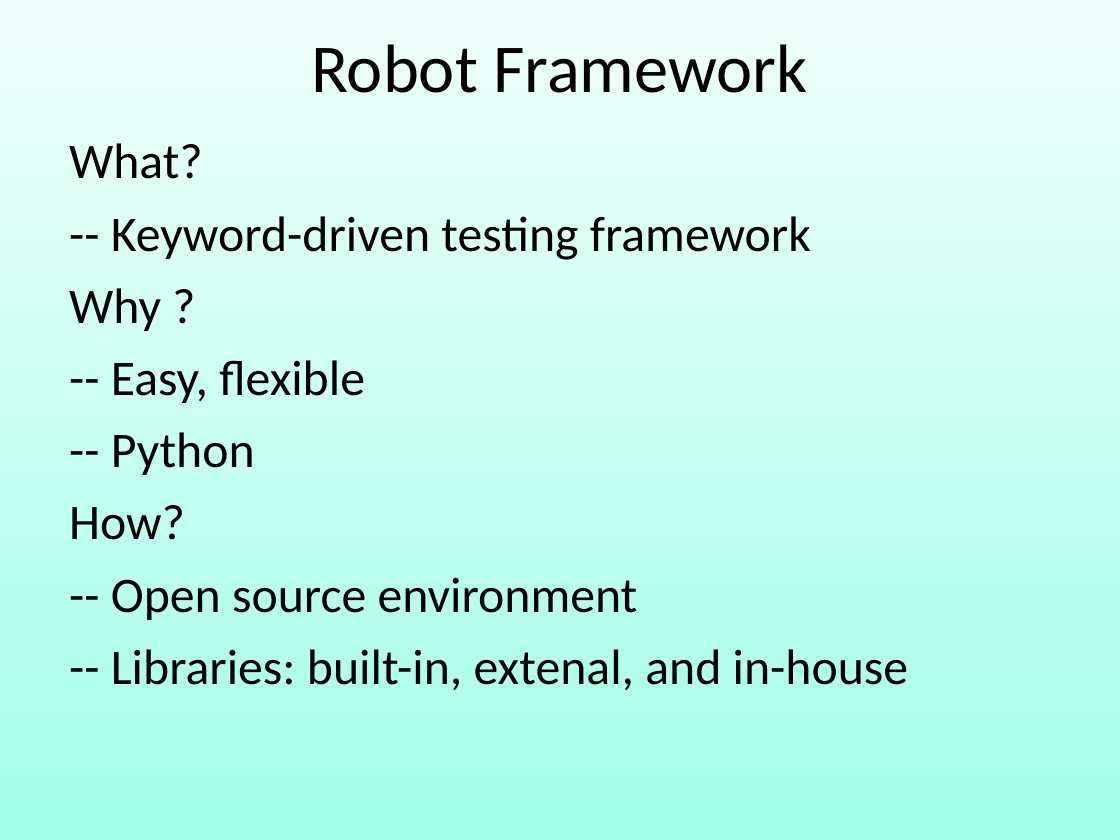
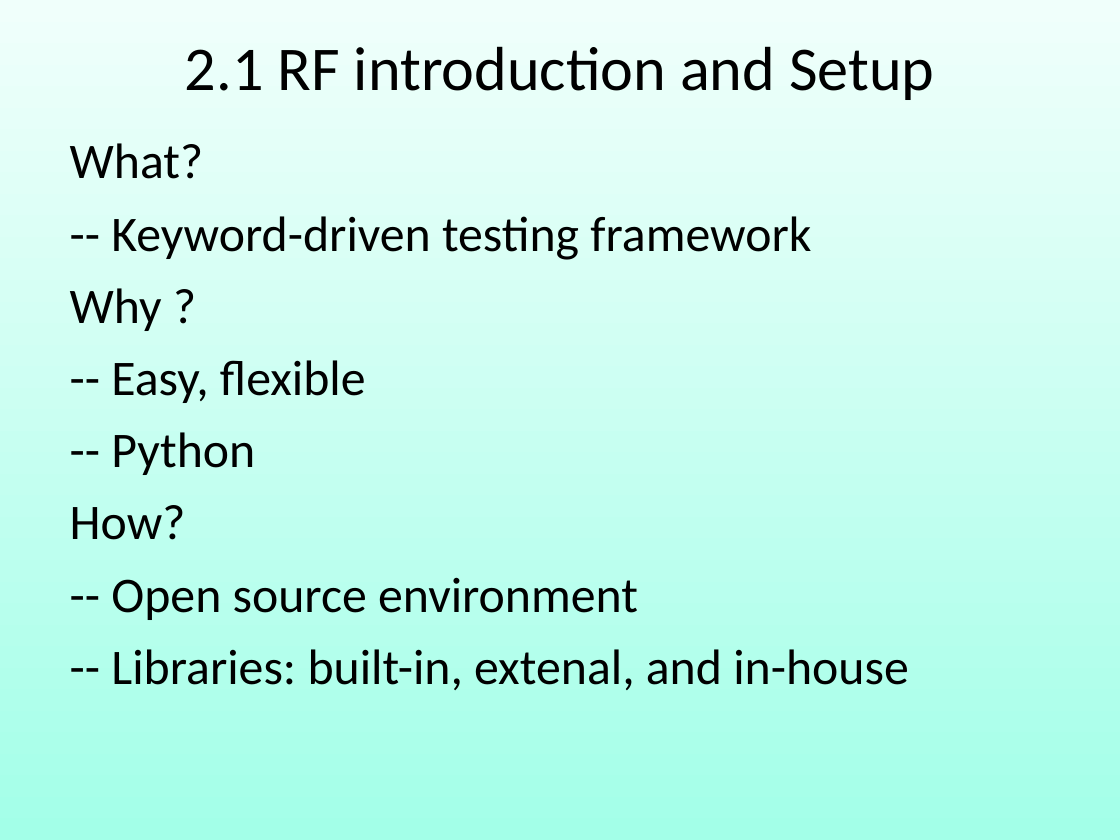
Before and after one commit to robin3795/Data, a slide deck: slide 26 of 2018_1.ppt (slide 11 before the commit). Drawn at 1120x840 pixels with LibreOffice and Linux fonts; fonts in the diff are those of the drawing. Boxes give left, top, right and bottom in pixels: in the first picture for what was removed or moved away, otherwise in the second. Text is boxed around its words. In the diff, an @@ line names an element or a change of style, - is before the commit and + after.

```diff
--- a/2018_1.ppt
+++ b/2018_1.ppt
@@ text in free at [185, 46, 934, 100]: text changed; size 44 to 40 pt @@
-Robot Framework
+2.1 RF introduction and Setup
```
Also in this commit, not shown: 12 other slides changed, 19 slides added, 3 slides removed, 1 other file.
